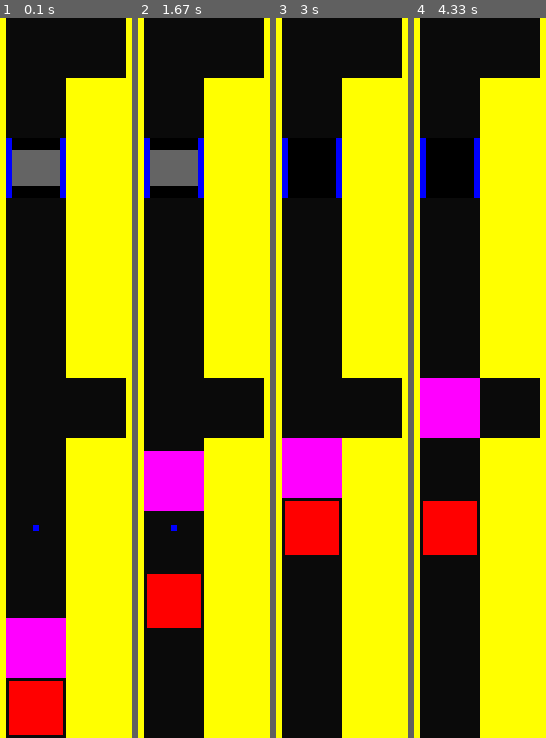
Above: before the commit, frames 1-4 (left to right).
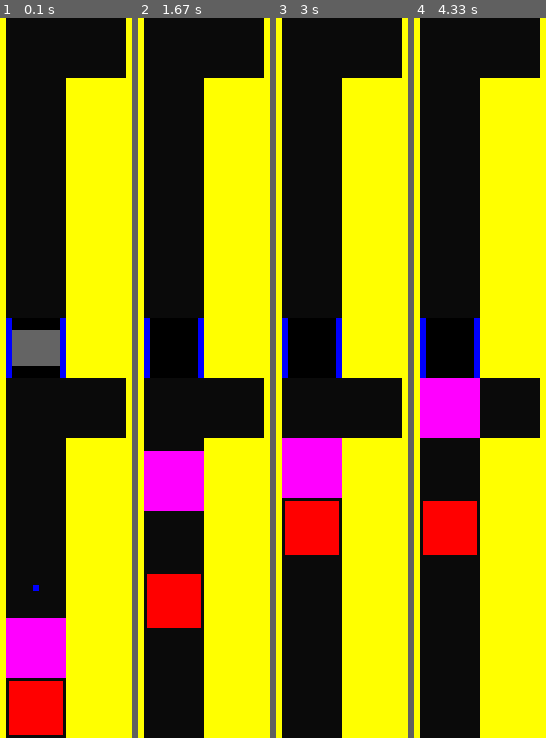
Above: after the commit, the same moments.

Repository: WingedSeal/mazegame
Game: pygame game, started from src/main.py
The game is run twice, just before and just after one commit, with the same random seed, the same clock (stepped at 60 frames per second) and the same inputs.
Inputs:
- Up to frame 1 (0.1 s): no input
- Up to frame 2 (1.67 s): no input
- Up to frame 3 (3 s): tap Enter every 0.33 s from 1.83 to 2.83 s
- Up to frame 4 (4.33 s): tap Enter every 0.33 s from 3.17 to 4.17 s

The runs differ from the first frame. In frame 1, 5.2% of the frame differs, in the area x 4-50%, y 16-80%; in frame 2, 3.4%; in frame 3, 1.5%; in frame 4, 1.5%.

Commit message:
feat: improve hard1 map

Diff:
--- a/src/mazegame/api/maps/hard1.py
+++ b/src/mazegame/api/maps/hard1.py
@@ -11,14 +11,14 @@
     [
         [Block(), None, None, Block()],
         [Block(), None, Block(), Block()],
-        [Block(), Door(Color.BLUE), Block(), Block()],
         [Block(), None, Block(), Block()],
         [Block(), None, Block(), Block()],
         [Block(), None, Block(), Block()],
+        [Block(), Door(Color.BLUE), Block(), Block()],
         [Block(), None, None, Block()],
         [Block(), None, Block(), Block()],
+        [Block(), None, Block(), Block()],
         [Block(), Key(Color.BLUE), Block(), Block()],
-        [Block(), None, Block(), Block()],
         [Block(), ENEMY, Block(), Block()],
         [Block(), Player(), Block(), Block()],
     ]
